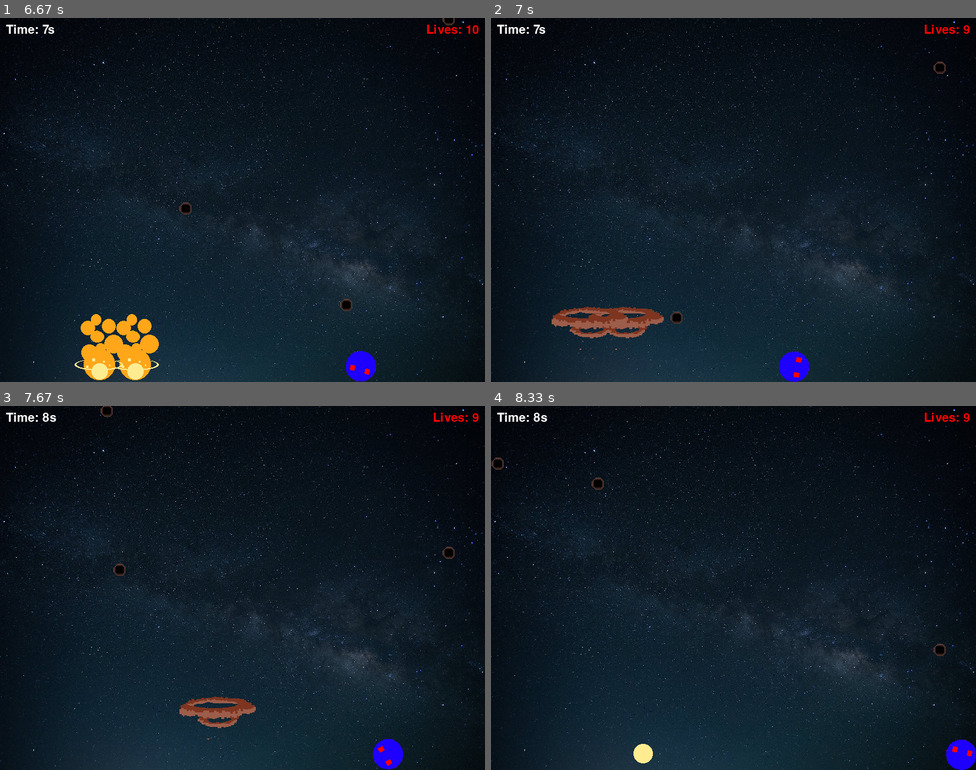
Above: before the commit, frames 1-4 (two rows, left to right).
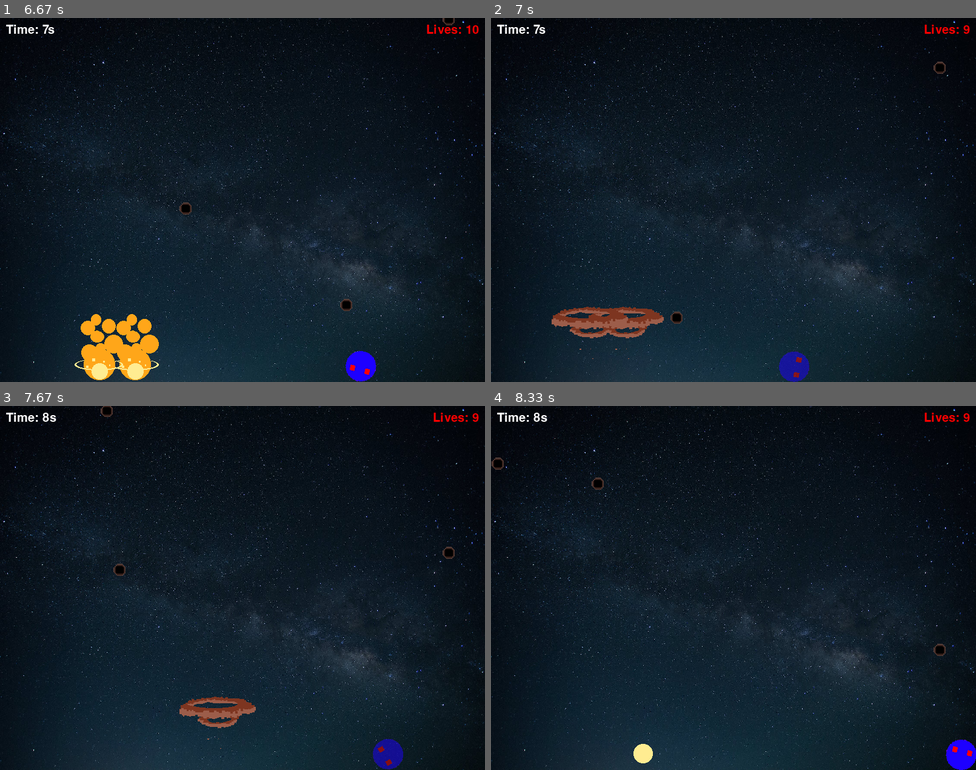
Above: after the commit, the same moments.

Repository: Oussecg/pygame-simple-game
Game: pygame game, started from main.py
Same seed, same stepped clock (60 frames per second), same inputs: the game is played once before the commit and once after it.
Inputs (mouse positions are in pixels of both pictures, inside the frame that each line leads up to):
- Up to frame 1 (6.67 s): click (242, 200) at 0.38 s; hold Right 0.67-1.13 s; hold Right 1.17-1.63 s; hold Left 1.67-2.2 s; tap D at 1.82, 3.48, 4.98, 6.65 s; hold Left 2.23-2.63 s; hold Right 2.67-3.3 s; hold Left 3.33-3.8 s; hold Right 3.83-4.3 s; hold Right 4.33-4.8 s; hold Left 4.83-5.37 s; hold Left 5.4-5.8 s; hold Right 5.83-6.47 s; hold Left from 6.5 s (still down)
- Up to frame 2 (7 s): release Left at 6.97 s
- Up to frame 3 (7.67 s): hold Right 7-7.47 s; click (67, 577) at 7.55 s
- Up to frame 4 (8.33 s): hold Right 7.83-8.3 s; tap D at 7.98 s

Frame 1 is identical in both runs. In frame 2, 0.4% of the frame differs, in the area x 59-66%, y 91-100%; in frame 3, 0.4%, in the area x 76-84%, y 91-100%; in frame 4, nothing differs.

Commit message:
We add a player effect while he get hit and sound too and we fix the end of the game and optimise it

Diff:
--- a/explosion.py
+++ b/explosion.py
@@ -5,7 +5,7 @@
 class Explosion(pygame.sprite.Sprite):
     def __init__(self):
         super().__init__()
-        self.image = pygame.image.load("assets/images/spritsheet.png")
+        self.image = pygame.image.load("assets/images/spritsheet.png").convert_alpha()
         self.spriteSheet = SpriteSheet(self.image)
         self.listImage = []
         self.start_animation_time = time()
--- a/game.py
+++ b/game.py
@@ -64,11 +64,9 @@
                     self.rocket_group.remove(rocket)
                     self.explosions.add(explosion)
                 elif rocket.rect.colliderect(self.player.rect):
-                    self.player.lives -= 1
                     self.rocket_group.remove(rocket)
                     self.count -= 1
-                    self.player.time = time()
-                    self.player.animation_damage()
+                    self.player.damage_taken = True
 
             for explosion in self.explosions:
                 if explosion.animate():
@@ -90,6 +88,8 @@
                 if self.start_button_rect.collidepoint(event.pos):
                     self.game_started = True
 
+        self.player.update_player()
+
     def render(self):
         if self.game_started and not self.game_finished:
             self.screen.fill((0, 0, 0))
@@ -107,6 +107,7 @@
 
     def check_live(self):
         if self.player.lives <= 0:
+            pygame.mixer.stop()
             self.game_over_sound.play()
             self.screen.fill("black")
             self.game_started = False
--- a/player.py
+++ b/player.py
@@ -4,6 +4,9 @@
 class Player(pygame.sprite.Sprite):
     def __init__(self):
         super().__init__()
+        self.damage_taken = False
+        self.animation_finished = True
+        self.animation_refresh = 0
         self.max_lives = 10
         self.lives = self.max_lives
         self.original_img = pygame.image.load('assets/images/sprite.png').convert_alpha()
@@ -16,6 +19,7 @@
         self.angle = 0
         self.rotation_Speed = 5
         self.time = time()
+        self.hit_sound = pygame.mixer.Sound("assets/mp3/damage-taken.mp3")
 
     def move_left(self):
         if 0 < self.rect.left + self.velocity[0]:
@@ -31,10 +35,27 @@
             self.img = pygame.transform.rotate(self.original_img, self.angle)
             self.rect = self.img.get_rect(center=self.rect.center)
 
+    def update_player(self):
+        if self.damage_taken:
+            self.play_sound()
+            self.lives -= 1
+            self.damage_taken = False
+            self.animation_finished = False
+            self.time = time()
+        self.animation_damage()
+
     def animation_damage(self):
-        if round(time() - self.time) * 1000 >= 400:
-            self.time = time()
-            if self.img.get_alpha() == 255:
-                self.img.set_alpha(128)
-            else:
-                self.img.set_alpha(255)
+        if self.animation_finished == False:
+            if (time() - self.time ) * 1000 >= 70:
+                self.time = time()
+                self.animation_refresh += 1
+                if self.img.get_alpha() == 255:
+                    self.img.set_alpha(128)
+                else:
+                    self.img.set_alpha(255)
+                if self.animation_refresh >= 10:
+                    self.animation_finished = True
+                    self.animation_refresh = 0
+
+    def play_sound(self):
+        self.hit_sound.play()
--- a/rockets.py
+++ b/rockets.py
@@ -7,6 +7,7 @@
     min_rocket_speed = 3
     start_time = time()
     is_max_speed = False
+
     def __init__(self):
         self.current_time = Rockets.start_time
         self.origin_img = pygame.image.load('assets/images/meteor.png').convert_alpha()
